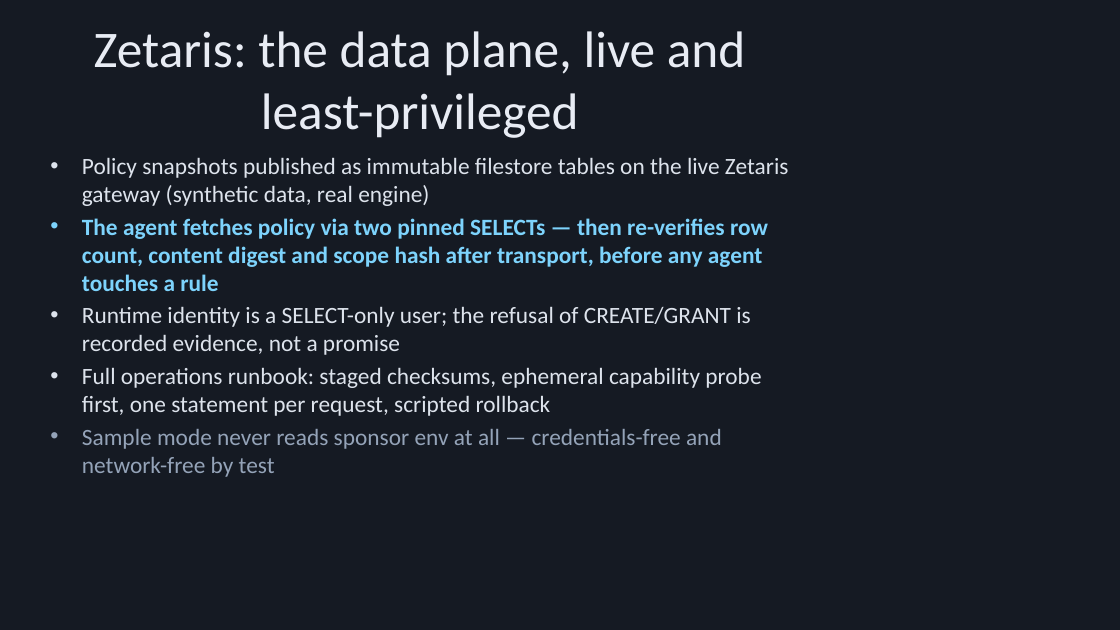
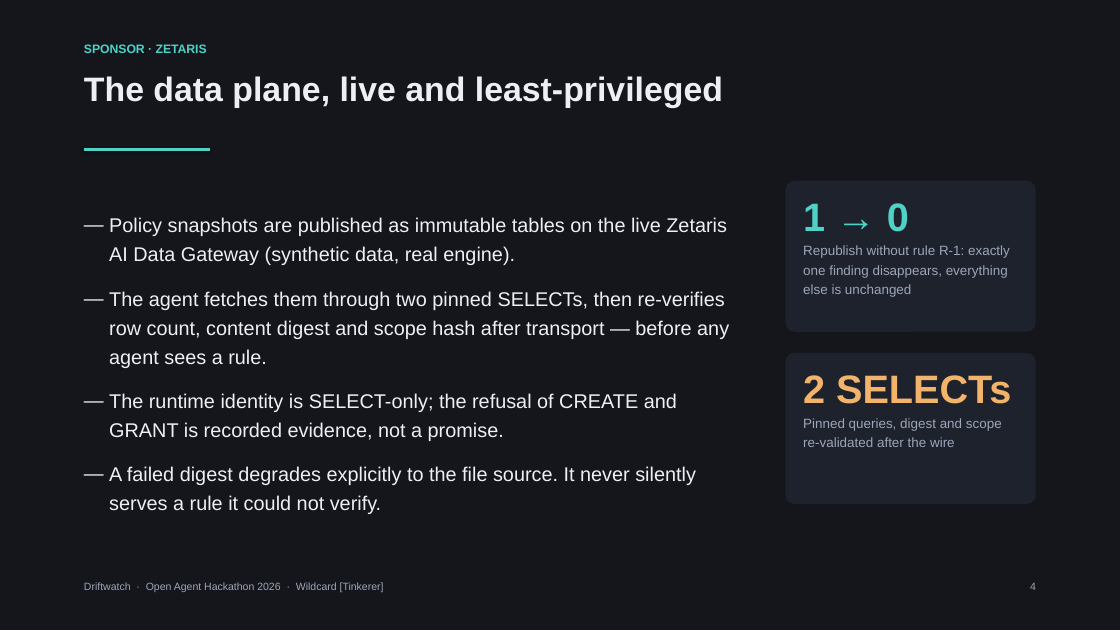
Before and after one commit to antnoumous/antynomoushackathon26, a slide deck: slide 4 of docs/demo/driftwatch-deck.pptx. Drawn at 1120x630 pixels with LibreOffice and Linux fonts; fonts in the diff are those of the drawing. Boxes give left, top, right and bottom in pixels: in the first picture for what was removed or moved away, otherwise in the second. Text is boxed around its words. In the diff, an @@ line names an element or a change of style, - is before the commit and + after.

Commit message:
docs(deck): rebuild slides on an explicit 16:9 grid

```diff
--- a/docs/demo/driftwatch-deck.pptx
+++ b/docs/demo/driftwatch-deck.pptx
@@ background #151A23 to #14161C @@
@@ text added at [84, 44, 207, 53], 10.5 pt, text #4FD1C5, bold @@
+SPONSOR · ZETARIS
@@ text at [84, 76, 723, 108]: text changed; size 44 to 29 pt; font Calibri to Arial; text colour #E8ECF4 to #EDEFF4; bold on @@
-Zetaris: the data plane, live and least-privileged
+The data plane, live and least-privileged
@@ text "The data plane, live and ..." at [84, 76, 723, 108]: vertical alignment middle to top @@
@@ text "Policy snapshots are published as ..." at [109, 217, 729, 514]: vertical alignment top to middle @@
@@ line added from (84, 150) to (210, 150), #4FD1C5 2.5 pt @@
@@ rounded rectangle added at [786, 181, 1036, 332], fill #1E222C, 11.5 pt, text #9BA6B8 @@
+1 → 0
+Republish without rule R-1: exactly one finding disappears, everything else is unchanged
@@ text at [109, 217, 729, 514]: text changed; size 20 to 17 pt; font Calibri to Arial; text colour #DDE3EC to #EDEFF4 @@
-• Policy snapshots published as immutable filestore tables on the live Zetaris gateway (synthetic data, real engine)
-• The agent fetches policy via two pinned SELECTs — then re-verifies row count, content digest and scope hash after transport, before any agent touches a rule
-• Runtime identity is a SELECT-only user; the refusal of CREATE/GRANT is recorded evidence, not a promise
-• Full operations runbook: staged checksums, ephemeral capability probe first, one statement per request, scripted rollback
-• Sample mode never reads sponsor env at all — credentials-free and network-free by test
+— Policy snapshots are published as immutable tables on the live Zetaris AI Data Gateway (synthetic data, real engine).
+— The agent fetches them through two pinned SELECTs, then re-verifies row count, content digest and scope hash after transport — before any agent sees a rule.
+— The runtime identity is SELECT-only; the refusal of CREATE and GRANT is recorded evidence, not a promise.
+— A failed digest degrades explicitly to the file source. It never silently serves a rule it could not verify.
@@ rounded rectangle added at [786, 353, 1036, 504], fill #1E222C, 11.5 pt, text #9BA6B8 @@
+2 SELECTs
+Pinned queries, digest and scope re-validated after the wire
@@ text added at [84, 582, 384, 592], 9 pt, text #9BA6B8 @@
+Driftwatch · Open Agent Hackathon 2026 · Wildcard [Tinkerer]
@@ text added at [1030, 583, 1036, 590], 9 pt, text #9BA6B8 @@
+4
```
Also in this commit, not shown: 7 other slides changed, 3 slides added, 3 slides removed, 1 other file.
